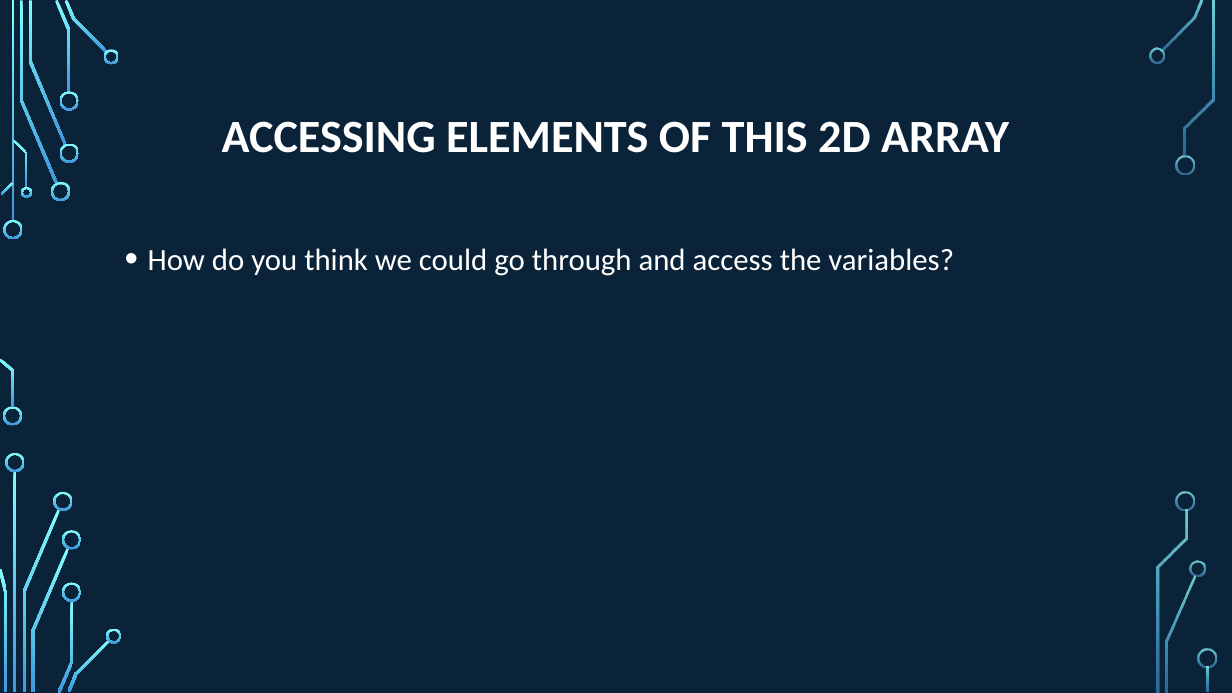
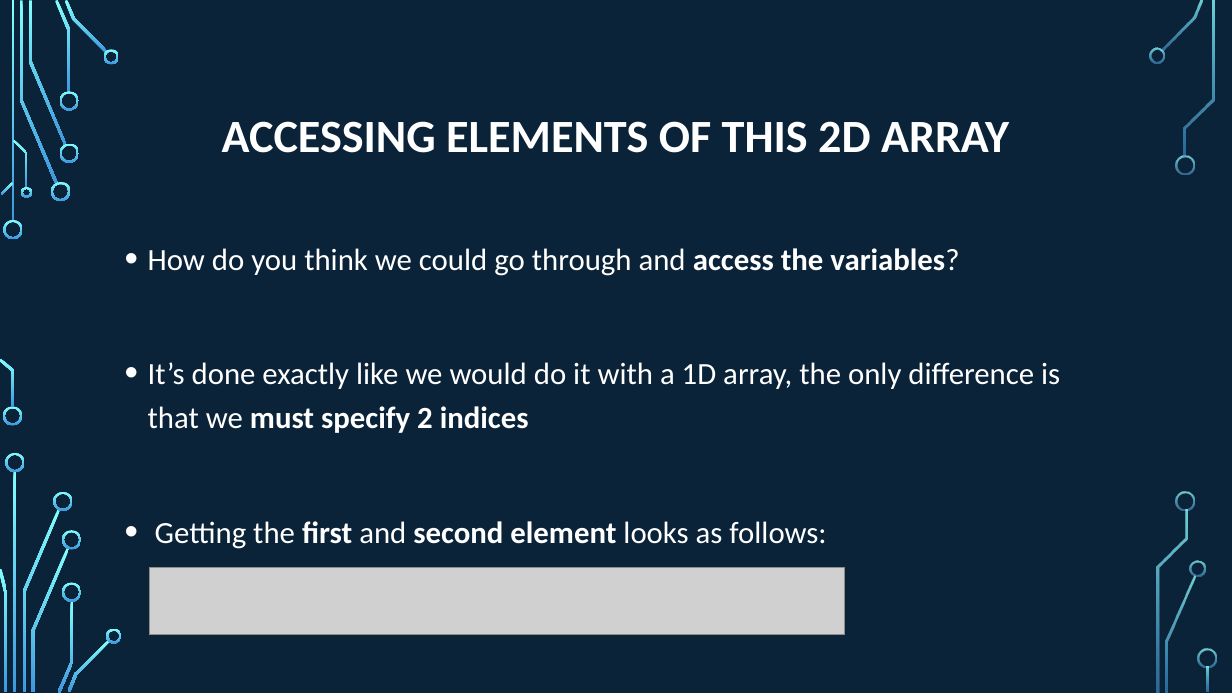
Before and after one commit to psypdt/ZIS_C-_Summer_Course_2019, a slide deck: slide 16 of Day_5/Day_5.pptx. Drawn at 1232x693 pixels with LibreOffice and Linux fonts; fonts in the diff are those of the drawing; grey boxes stand for pictures; background and template pictures are left out. Boxes give left, top, right and bottom in pixels: in the first picture for what was removed or moved away, otherwise in the second. Text is boxed around its words. In the diff, an @@ line names an element or a change of style, - is before the commit and + after.

```diff
--- a/Day_5/Day_5.pptx
+++ b/Day_5/Day_5.pptx
@@ text at bbox=[148, 248, 959, 276]: bold on in "access the variables?" @@
@@ text at bbox=[148, 362, 1060, 549]: paragraphs added @@
+• It’s done exactly like we would do it with a 1D array, the only difference is that we must specify 2 indices
+• Getting the first and second element looks as follows:
@@ picture added at bbox=[149, 567, 845, 635] @@
```
Also in this commit, not shown: 9 slides added, 1 slide removed, 1 other file.
